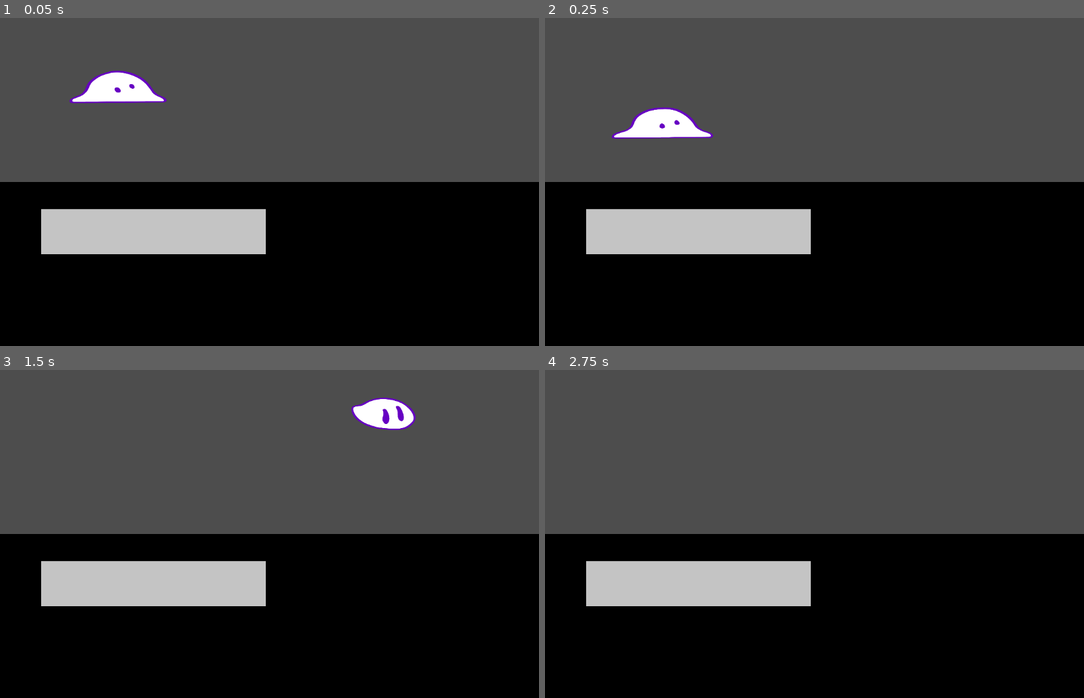
Above: before the commit, frames 1-4 (two rows, left to right).
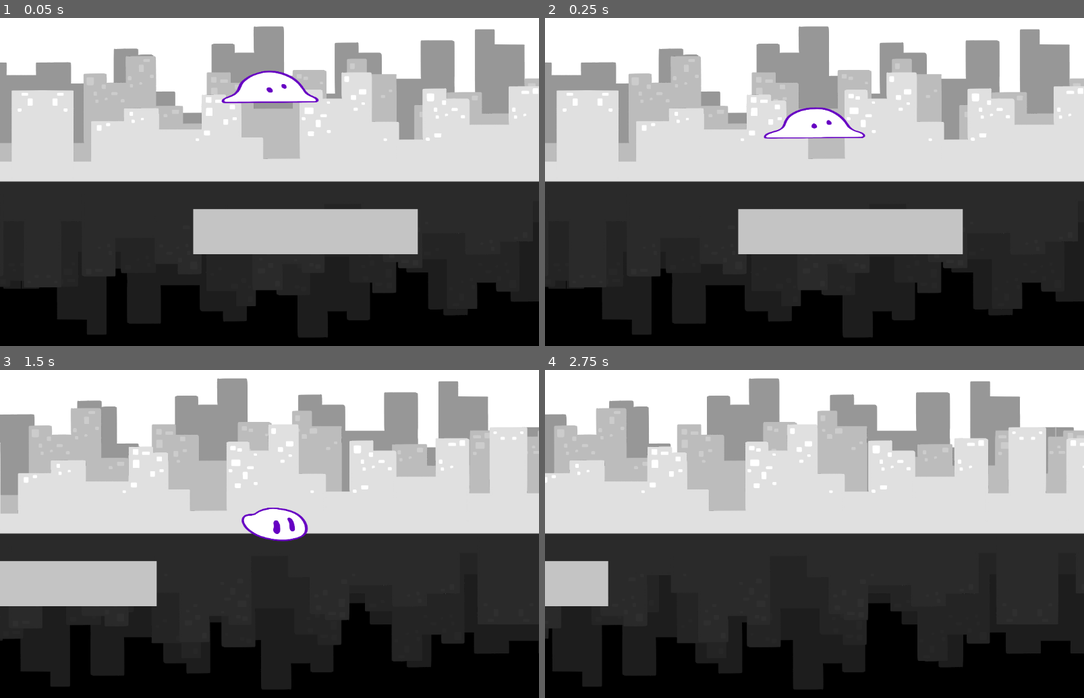
Above: after the commit, the same moments.

Repository: Globs-United/Project
Game: Godot game, scene res://lvl1.tscn
Same seed, same stepped clock (60 frames per second), same inputs: the game is played once before the commit and once after it.
Inputs:
- Up to frame 1 (0.05 s): no input
- Up to frame 2 (0.25 s): no input
- Up to frame 3 (1.5 s): hold Right (moveRight) from 0.53 s (still down); tap Space (jump) at 0.6, 0.77, 1.07, 1.35 s
- Up to frame 4 (2.75 s): tap Space (jump) at 1.52, 1.82, 2.1 s; release Right (moveRight) at 2.03 s; hold Left (moveLeft) from 2.03 s (still down)

The runs differ from the first frame. In frame 1, 85% of the frame differs, in the area x 0-100%, y 0-98%; in frame 2, 85%; in frame 3, 83%; in frame 4, 86%.

Commit message:
Tiled backgrounds

Diff:
--- a/bottom.gd
+++ b/bottom.gd
@@ -1,9 +1,9 @@
 extends Sprite2D
 
-var screen_size;
-
-func _ready():
-	screen_size = get_viewport_rect().size
-
-	position = Vector2(screen_size.x / 2, screen_size.y * 3 / 4);
-	scale    = Vector2(screen_size.x / 100, screen_size.y / 200);
+#var screen_size;
+#
+#func _ready():
+	#screen_size = get_viewport_rect().size
+	#
+	#position = Vector2(screen_size.x / 2, screen_size.y * 3 / 4);
+	#scale    = Vector2(screen_size.x / 100, screen_size.y / 200);
--- a/lvl1.tscn
+++ b/lvl1.tscn
@@ -1,18 +1,13 @@
-[gd_scene load_steps=6 format=3 uid="uid://bgvo0sua3mcnq"]
+[gd_scene load_steps=5 format=3 uid="uid://bgvo0sua3mcnq"]
 
-[ext_resource type="Texture2D" uid="uid://ccbim107j7xxo" path="res://sprites/2025_03_29_0iw_Kleki.png" id="1_wg0iv"]
-[ext_resource type="Script" uid="uid://caa25t2cwn6p6" path="res://bottom.gd" id="2_ok8r0"]
+[ext_resource type="PackedScene" uid="uid://b7kig75wfp6de" path="res://object_scenes/background.tscn" id="1_wg0iv"]
 [ext_resource type="PackedScene" uid="uid://bqao8gba5f2ao" path="res://object_scenes/player.tscn" id="3_audra"]
 [ext_resource type="PackedScene" uid="uid://dgy4yrqbl7mvj" path="res://object_scenes/wall.tscn" id="4_x7kom"]
 [ext_resource type="Script" uid="uid://w8iguxe1l24l" path="res://scripts/camera_2d.gd" id="5_ok8r0"]
 
 [node name="Lvl 1" type="Node2D"]
 
-[node name="bottom (temp)" type="Sprite2D" parent="."]
-z_index = -5
-position = Vector2(76, 577)
-texture = ExtResource("1_wg0iv")
-script = ExtResource("2_ok8r0")
+[node name="Background" parent="." instance=ExtResource("1_wg0iv")]
 
 [node name="Player" parent="." instance=ExtResource("3_audra")]
 position = Vector2(251, 148)
--- /dev/null
+++ b/object_scenes/background.tscn
@@ -0,0 +1,46 @@
+[gd_scene load_steps=5 format=3 uid="uid://b7kig75wfp6de"]
+
+[ext_resource type="Texture2D" uid="uid://nsardatd4pwq" path="res://sprites/whiteblack.png" id="1_lrw5r"]
+[ext_resource type="Texture2D" uid="uid://clqip5mi4gcvj" path="res://sprites/City3_tiled.png" id="2_lrw5r"]
+[ext_resource type="Texture2D" uid="uid://hxw45g2hv2ef" path="res://sprites/City2_tiled.png" id="3_i5u08"]
+[ext_resource type="Texture2D" uid="uid://bdxuvitu5w5sb" path="res://sprites/City1_tiled.png" id="4_t7lll"]
+
+[node name="ParallaxBackground" type="ParallaxBackground"]
+scroll_base_scale = Vector2(0.7, 1)
+scroll_limit_begin = Vector2(-1e+09, 0)
+scroll_limit_end = Vector2(1e+08, 0)
+
+[node name="ParallaxLayer4" type="ParallaxLayer" parent="."]
+motion_scale = Vector2(0, 1)
+
+[node name="Whiteblack" type="Sprite2D" parent="ParallaxLayer4"]
+position = Vector2(2259.5, 350)
+scale = Vector2(5145, 87.5)
+texture = ExtResource("1_lrw5r")
+
+[node name="ParallaxLayer" type="ParallaxLayer" parent="."]
+motion_scale = Vector2(0.2, 0.8)
+motion_mirroring = Vector2(2304, 0)
+
+[node name="City3" type="Sprite2D" parent="ParallaxLayer"]
+position = Vector2(1152, 350)
+scale = Vector2(0.418605, 0.339147)
+texture = ExtResource("2_lrw5r")
+
+[node name="ParallaxLayer2" type="ParallaxLayer" parent="."]
+motion_scale = Vector2(0.3, 0.9)
+motion_mirroring = Vector2(2304, 0)
+
+[node name="City2" type="Sprite2D" parent="ParallaxLayer2"]
+position = Vector2(1152, 352)
+scale = Vector2(0.418605, 0.341085)
+texture = ExtResource("3_i5u08")
+
+[node name="ParallaxLayer3" type="ParallaxLayer" parent="."]
+motion_scale = Vector2(0.4, 1)
+motion_mirroring = Vector2(2304, 0)
+
+[node name="City1" type="Sprite2D" parent="ParallaxLayer3"]
+position = Vector2(1152, 350)
+scale = Vector2(0.418605, 0.339147)
+texture = ExtResource("4_t7lll")
--- a/scripts/bottom.gd
+++ /dev/null
@@ -1,9 +0,0 @@
-extends Sprite2D
-
-var screen_size;
-
-func _ready():
-	screen_size = get_viewport_rect().size
-
-	position = Vector2(screen_size.x / 2, screen_size.y * 3 / 4);
-	scale    = Vector2(screen_size.x / 100, screen_size.y / 200);
--- a/scripts/camera_2d.gd
+++ b/scripts/camera_2d.gd
@@ -1,4 +1,5 @@
 extends Camera2D
 
-#func _process(delta: float) -> void:
+func _process(delta: float) -> void:
 	#$".".position.y = get_node("../Player").position.y
+	$".".position.x = get_node("../Player").position.x
--- a/scripts/playerKate.gd
+++ b/scripts/playerKate.gd
@@ -1,9 +1,9 @@
 extends CharacterBody2D
 
-const SPEED = 300.0
-const FRICTION = 30.0
-const JUMP_VELOCITY = -370.0
-var gravity = ProjectSettings.get_setting("physics/2d/default_gravity")
+const SPEED = 300.0;
+const FRICTION = 30.0;
+const JUMP_VELOCITY = -370.0;
+var gravity = ProjectSettings.get_setting("physics/2d/default_gravity");
 
 var is_on_floor_custom = false;
 var jump_check = false
@@ -69,6 +69,7 @@
 		$AnimatedSprite2D.frame = 0;
 	else:
 		if prepareJump:
+			jumpTime = 0;
 			if $AnimatedSprite2D.frame >= 1:
 				velocity.y = JUMP_VELOCITY
 				prepareJump = false;
Not shown, removed: scripts/bottom.gd.uid
Not shown, added: scripts/playerKateOld.gd.uid
Binary file added: sprites/City1_tiled.png
Not shown, added: sprites/City1_tiled.png.import
Binary file added: sprites/City2_tiled.png
Not shown, added: sprites/City2_tiled.png.import
Binary file added: sprites/City3_tiled.png
Not shown, added: sprites/City3_tiled.png.import
Binary file added: sprites/whiteblack.png
Not shown, added: sprites/whiteblack.png.import
